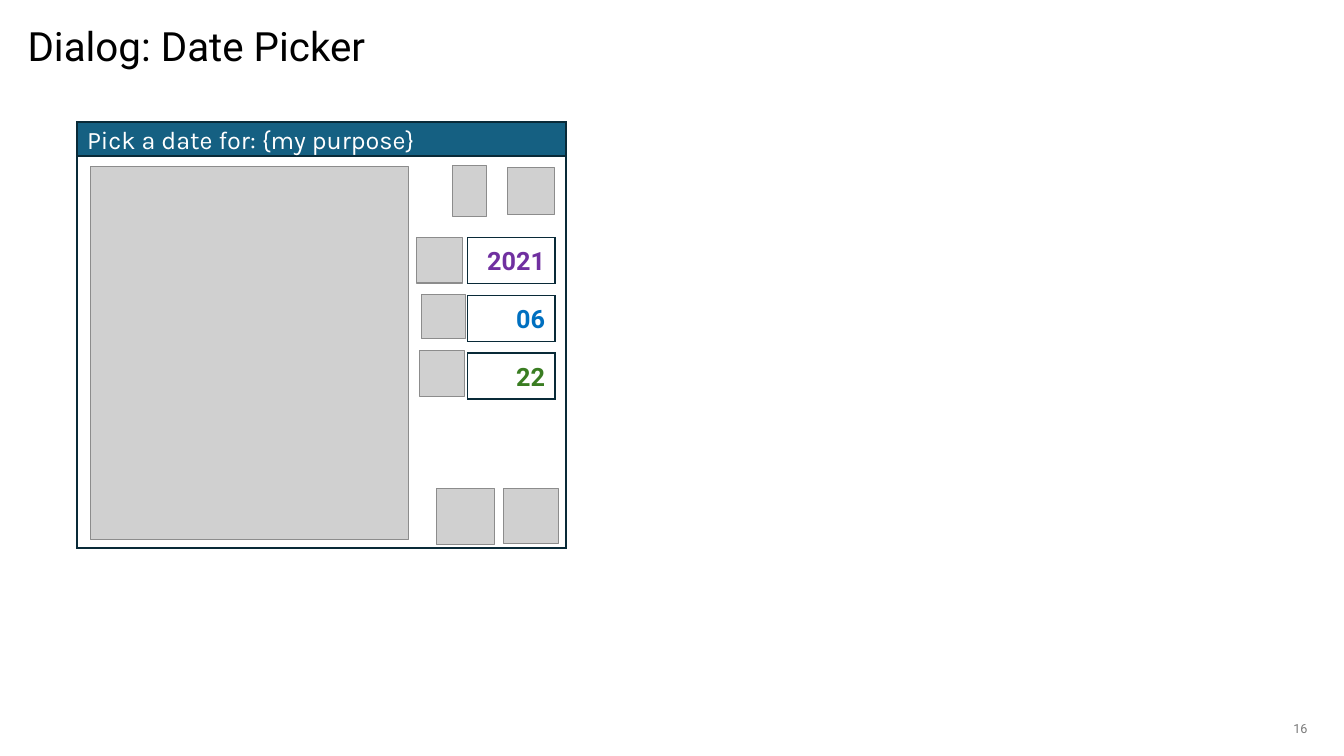
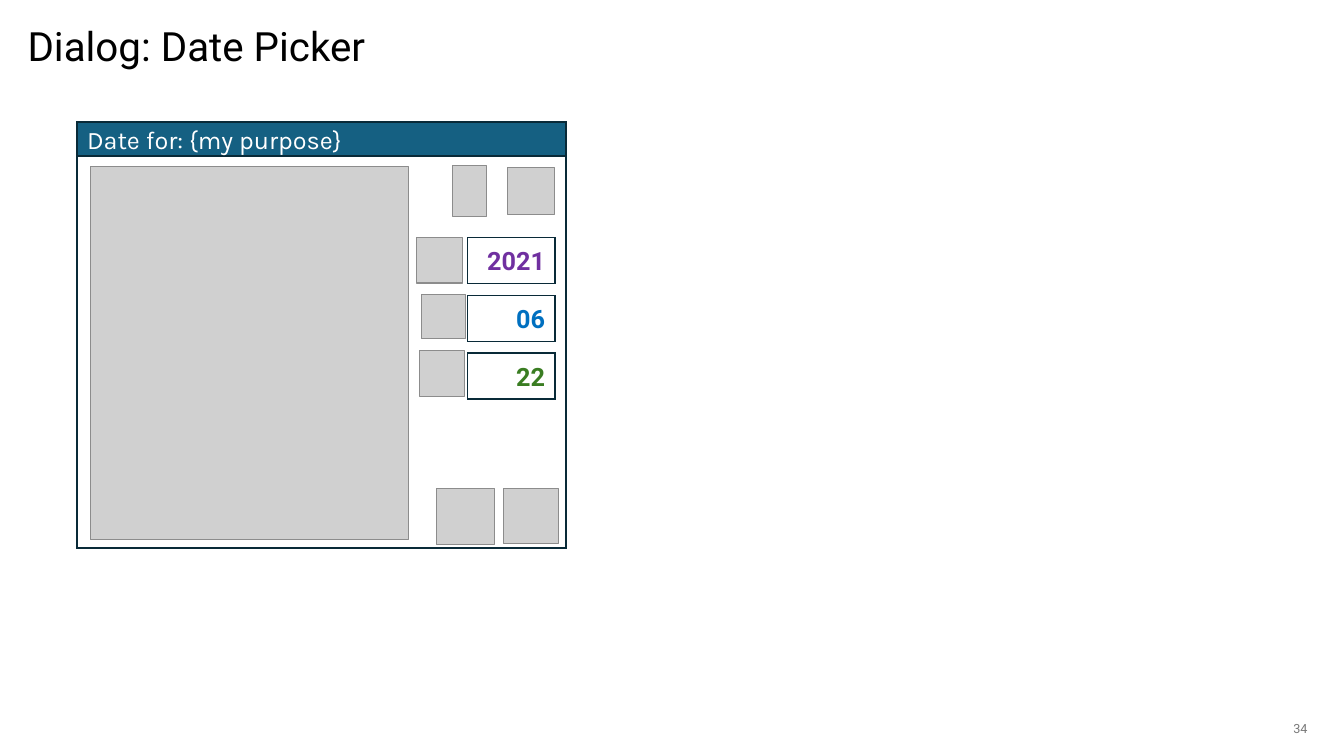
Before and after one commit to BlitzkriegSoftware/item_organizer, a slide deck: slide 34 of docs/ui-design.pptx (slide 16 before the commit). Drawn at 1344x756 pixels with LibreOffice and Linux fonts; fonts in the diff are those of the drawing; grey boxes stand for pictures; background and template pictures are left out. Boxes give left, top, right and bottom in pixels: in the first picture for what was removed or moved away, otherwise in the second. Text is boxed around its words. In the diff, an @@ line names an element or a change of style, - is before the commit and + after.

```diff
--- a/docs/ui-design.pptx
+++ b/docs/ui-design.pptx
@@ text in rectangle at (87, 130, 341, 155): text changed @@
-Pick a date for: {my purpose}
+Date for: {my purpose}
@@ page number at (1293, 724, 1307, 733): text changed @@
-16
+34
```
Also in this commit, not shown: 10 other slides changed, 13 slides added, 1 slide removed, 11 other files.
